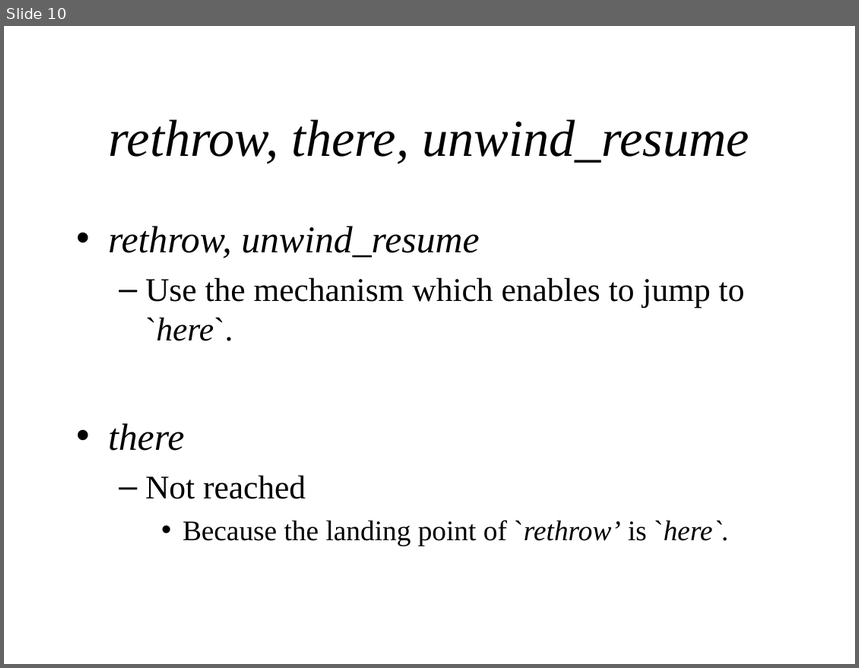
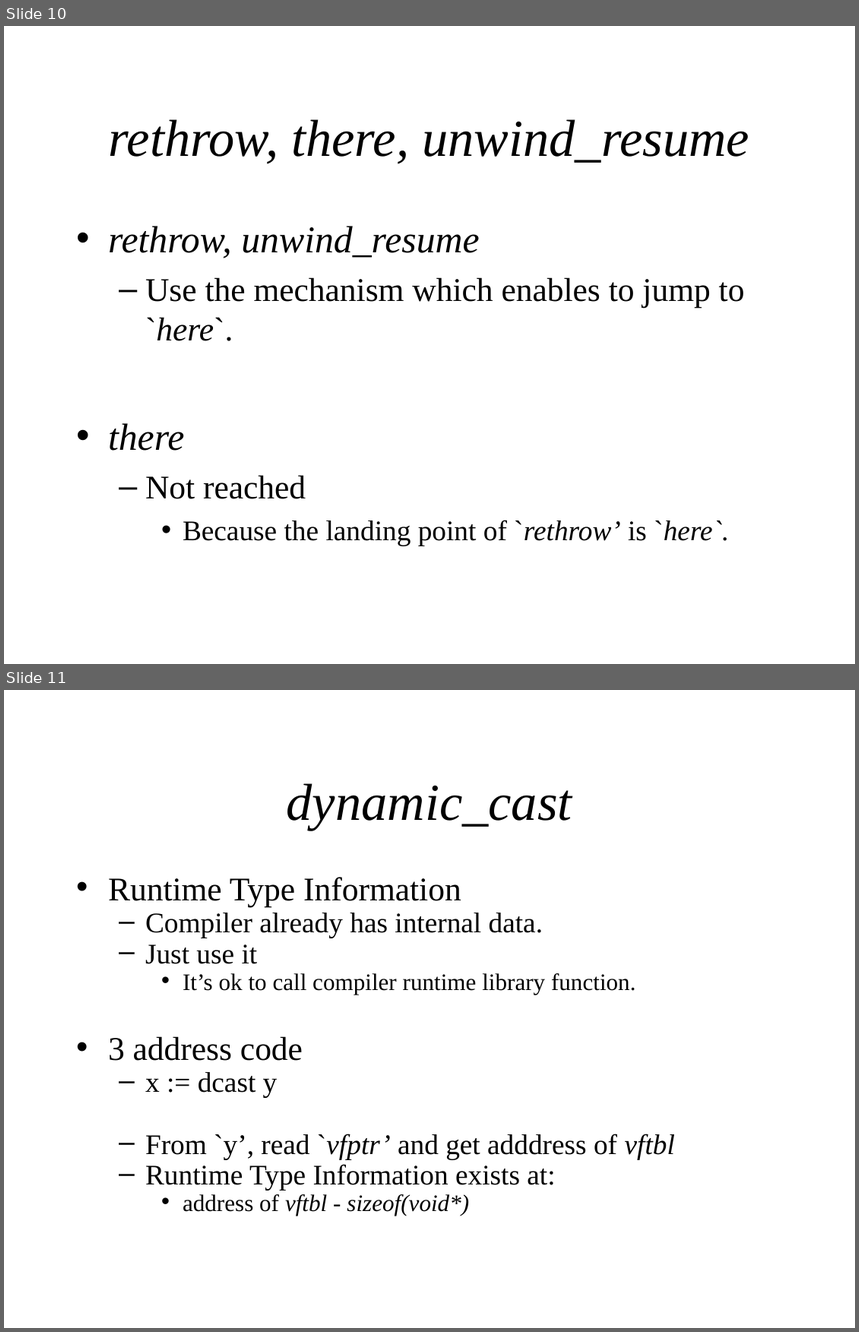
Before and after one commit to KeiHasegawa/tacsim_doc, a slide deck: 04_cxx_support_e.ppt. Shown one above the other, each under a label of ours: slide 10 before the commit, slides 10 and 11 after it. The pictures are 859x668 and 859x1332 pixels, drawn with LibreOffice and Linux fonts; fonts in the diff are those of the drawing. Boxes give left, top, right and bottom in pixels: in the first picture for what was removed or moved away, otherwise in the second. Text is boxed around its words. In the diff, an @@ line names an element or a change of style, - is before the commit and + after.

```diff
--- a/04_cxx_support_e.ppt
+++ b/04_cxx_support_e.ppt
@@ slide 11 added at <box>4,690,855,1328</box>, background #FFFFFF @@
@@ title added at <box>287,783,572,831</box>, 44 pt, text #000000, italic @@
+dynamic_cast
@@ text added at <box>108,877,675,1216</box>, 24 pt, text #000000 @@
+• Runtime Type Information
+  – Compiler already has internal data.
+  – Just use it
+    • It’s ok to call compiler runtime library function.
+• 3 address code
+  – x := dcast y
+  – From `y’, read `vfptr’ and get adddress of vftbl
+  – Runtime Type Information exists at:
+    • address of vftbl - sizeof(void*)
```
Also in this commit, not shown: 1 slide changed, 1 other file.
